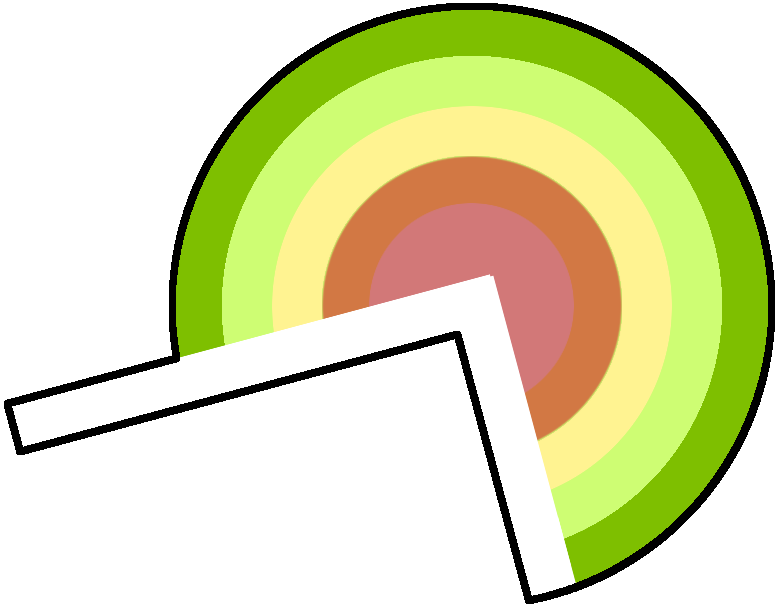
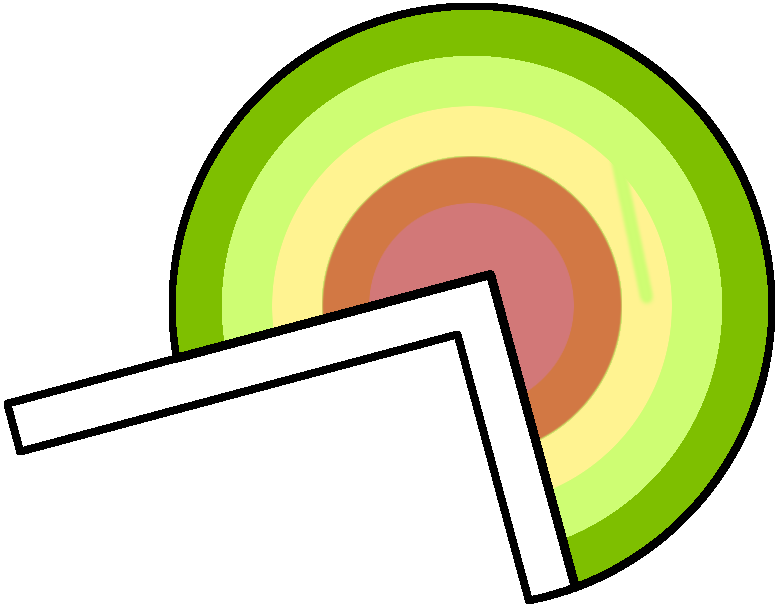
Layers edited between the first and the second 778x604 image:
painted on "Layer" over [177, 160, 655, 585]
